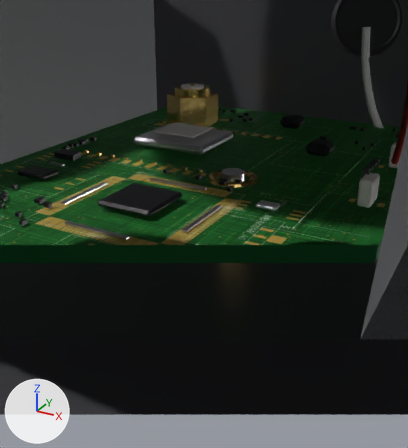
Two versions of the Blender file output/stage01_assembly/detector_assembly.blend, one commit apart.
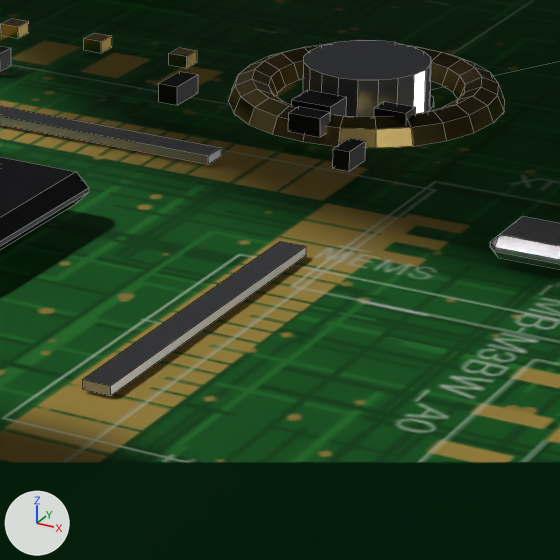
There are two pictures of each version: one from a camera (50 mm lens) standing at (3.504, -6.389, 3.907) and looking at (0.935, -1.717, 1.572), one close up on the part from 41% to 66% of the width and 36% to 59% of the height. The axes (+X, +Y, +Z) are drawn at lower left. The lights are the same throughout. The first two pictures are the older version. The close-ups show mesh edges as thin lines. Everything nearer to the camera than a plane just in front of the edit is cut away.

In view in the first close-up: 'PASV_26', 'PASV_27', 'PASV_28', 'PASV_29', 'PCB_Board', 'PCB_Ring_5', 'PCB_Screw_5', 'U1_STM32', 'U1_STM32_pins_x1', 'U1_STM32_pins_y1', 'XT1' and 5 more.
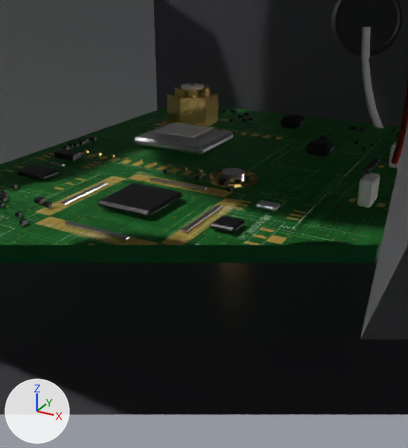
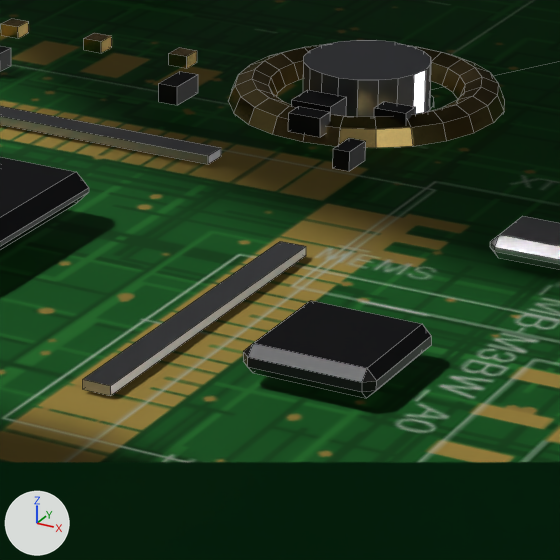
Pixel boxes (x1, y1, x2, y2) of what changed, in the close-ups (560 x 560 px):
```json
{"object": "U3_MEMS", "change": "added", "after": [243, 301, 431, 398], "on screen": "black"}
```

The change, as JSON lines over the scene's bpy script:
```json
{"op": "add", "block": "me_cube_031_1", "code": ["me_cube_031_1 = bpy.data.meshes.new('Cube.031')", "me_cube_031_1.from_pydata(...)  # a box spanning x 1.012..1.288, y -1.738..-1.462, z 1.54..1.6", "me_cube_031_1.materials.append(mat_chipblack)  # black #1d1d1f"]}
{"op": "add", "block": "ob_u3_mems", "code": ["ob_u3_mems = bpy.data.objects.new('U3_MEMS', me_cube_031_1)", "ob_u3_mems.location = (0.0, 0.0, 0.0)", "_m = ob_u3_mems.modifiers.new('edge', 'BEVEL')", "_m.width = 0.02", "_m.width_pct = 0.02"]}
```
